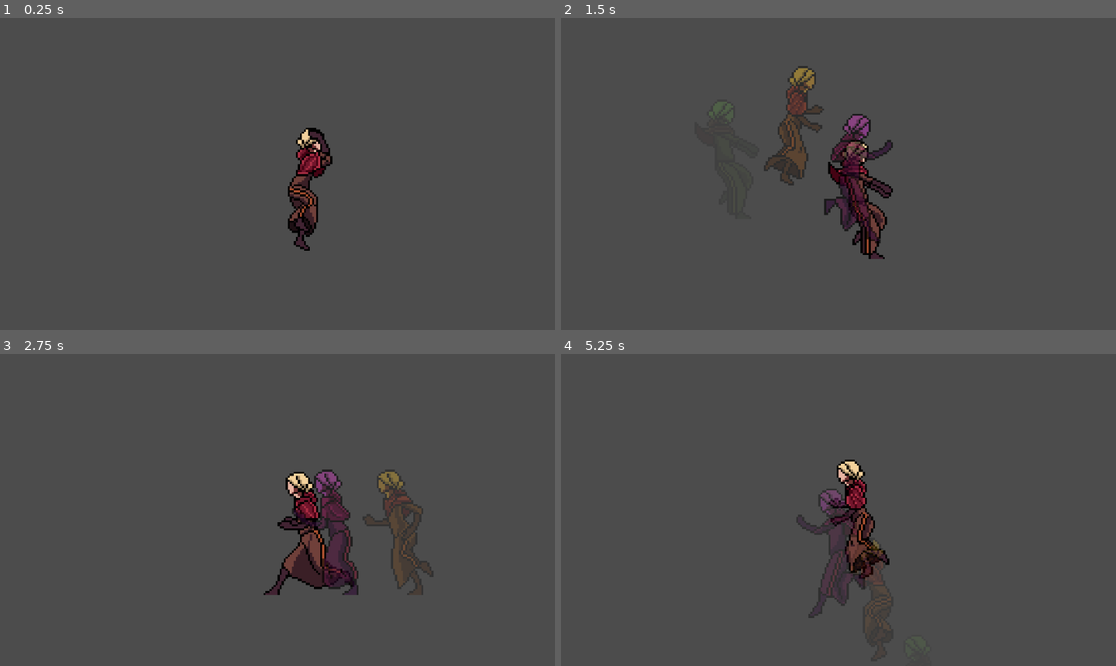
Above: before the commit, frames 1-4 (two rows, left to right).
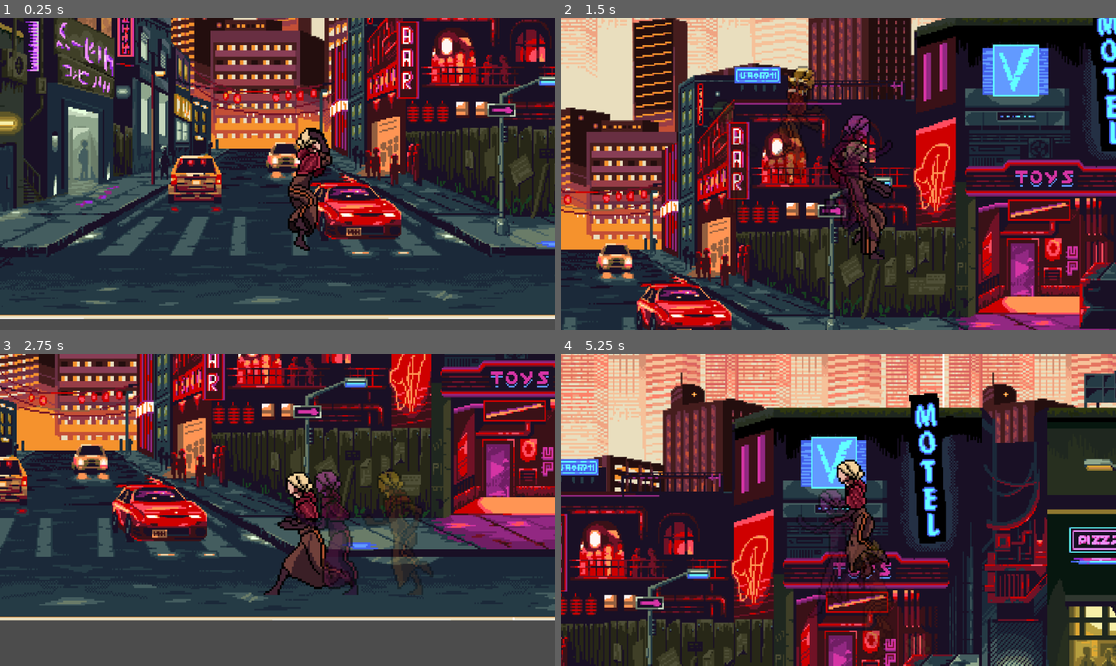
Above: after the commit, the same moments.

Repository: nooparnjang/Magic_WITH_math
Game: Godot game, scene res://scenes/gameplay/NormalWave.tscn
The game is run twice, just before and just after one commit, with the same random seed, the same clock (stepped at 60 frames per second) and the same inputs.
Inputs:
- Up to frame 1 (0.25 s): no input
- Up to frame 2 (1.5 s): tap Enter (ui_accept) at 0.5, 0.77 s; hold Right (ui_right) from 0.53 s (still down)
- Up to frame 3 (2.75 s): tap Enter (ui_accept) at 1.52 s; release Right (ui_right) at 2.03 s; hold Left (ui_left) from 2.03 s (still down)
- Up to frame 4 (5.25 s): release Left (ui_left) at 2.78 s; hold Right (ui_right) 2.78-4.28 s; tap Enter (ui_accept) at 3.02, 3.77, 4.52 s; hold Left (ui_left) 4.28-5.03 s; hold Right (ui_right) from 5.03 s (still down)

The runs differ from the first frame. In frame 1, 87% of the frame differs, in the area x 0-100%, y 0-97%; in frame 2, 95%; in frame 3, 77%; in frame 4, 97%, in the area x 0-100%, y 0-100%.

Commit message:
Update bg.tscn

Diff:
--- a/scenes/gameplay/bg.tscn
+++ b/scenes/gameplay/bg.tscn
@@ -1,12 +1,32 @@
 [gd_scene format=3 uid="uid://dxekltvf7m50c"]
+
+[ext_resource type="Texture2D" uid="uid://bssj3qc14vv2x" path="res://assets/bg/GameplayEndless/foreground.png" id="1_5cpc0"]
+[ext_resource type="Texture2D" uid="uid://be5egswwkwv3y" path="res://assets/bg/GameplayEndless/backfull.png" id="1_284ic"]
+[ext_resource type="Texture2D" uid="uid://buvhpsj7gsqja" path="res://assets/bg/GameplayEndless/middleFull.png" id="2_3awnf"]
 
 [node name="Bg" type="Node2D" unique_id=1426212521]
 
 [node name="Back" type="Parallax2D" parent="." unique_id=346496640]
 scroll_scale = Vector2(0.6, 1)
-repeat_size = Vector2(2000, 0)
+repeat_size = Vector2(900, 0)
+
+[node name="Sprite2D" type="Sprite2D" parent="Back" unique_id=2088666435]
+position = Vector2(491.5, 227.49997)
+scale = Vector2(1.0197917, 1.1907407)
+texture = ExtResource("1_284ic")
 
 [node name="middle" type="Parallax2D" parent="." unique_id=2001819965]
 scroll_scale = Vector2(0.8, 1)
+repeat_size = Vector2(900, 0)
+
+[node name="Sprite2D" type="Sprite2D" parent="middle" unique_id=1474336293]
+position = Vector2(486, 275)
+texture = ExtResource("2_3awnf")
 
 [node name="foremost" type="Parallax2D" parent="." unique_id=565964584]
+repeat_size = Vector2(1250, 0)
+
+[node name="Sprite2D" type="Sprite2D" parent="foremost" unique_id=637506009]
+position = Vector2(634, 273)
+scale = Vector2(1.8357558, 1.9963236)
+texture = ExtResource("1_5cpc0")
